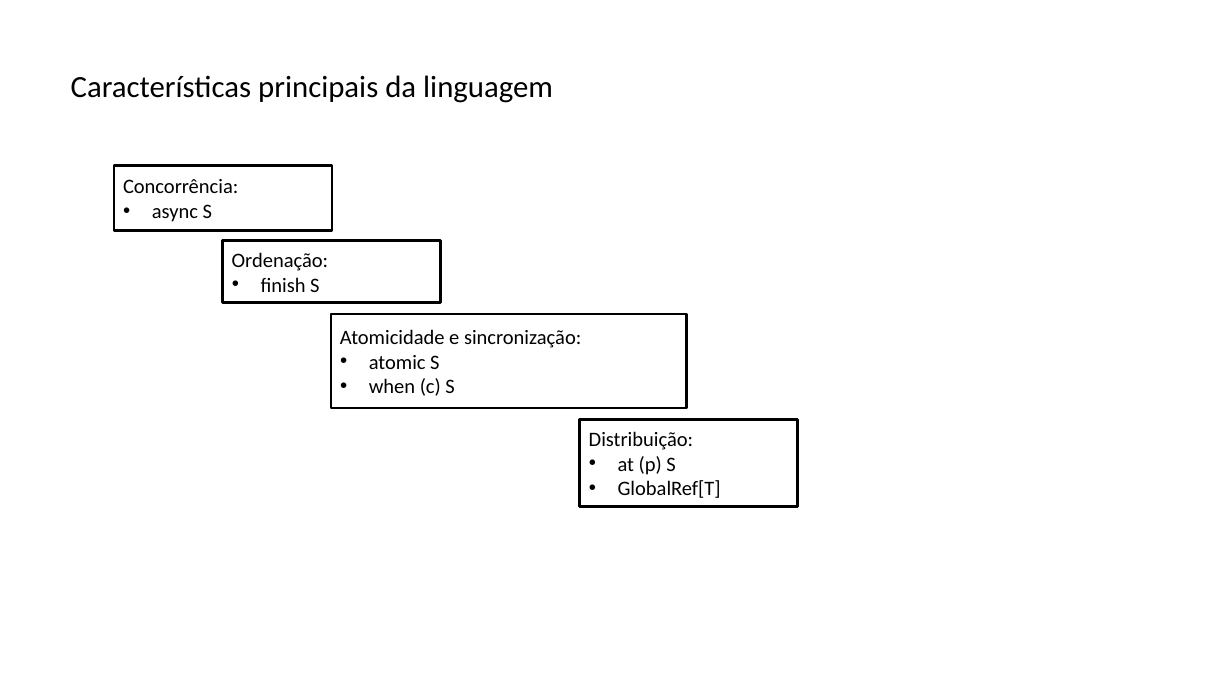
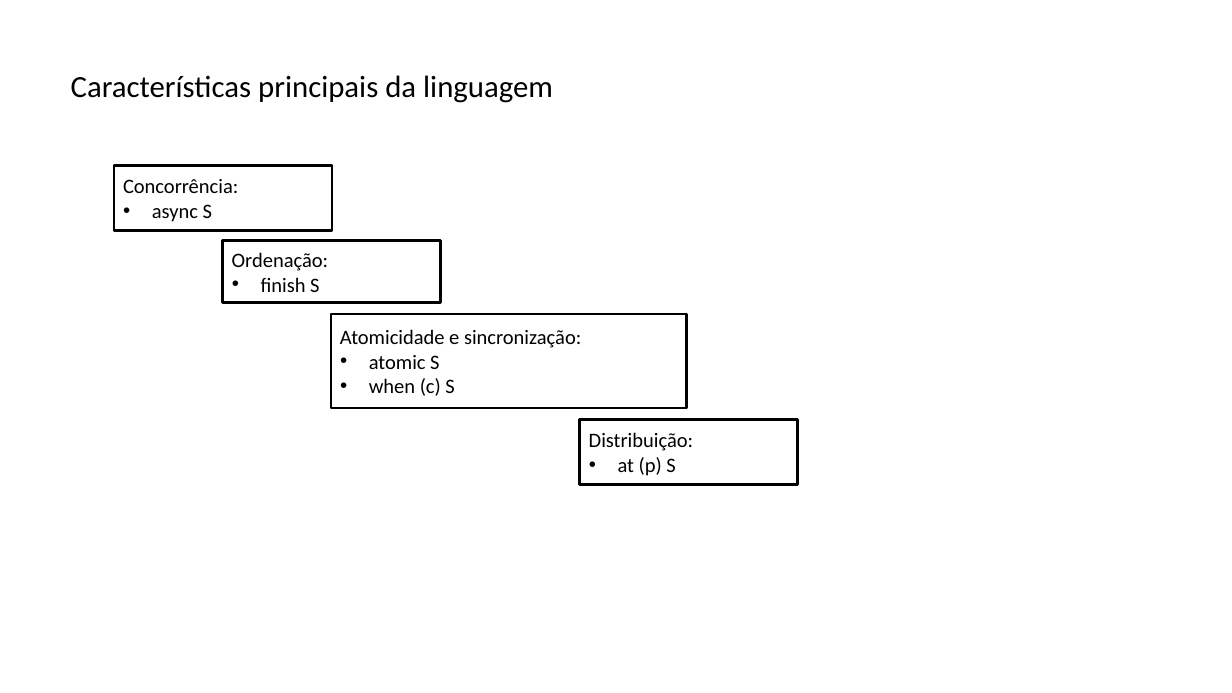
Before and after one commit to lquatrin/inf2591, a slide deck: slide 19 of x10.pptx. Drawn at 1232x693 pixels with LibreOffice and Linux fonts; fonts in the diff are those of the drawing. Boxes give left, top, right and bottom in pixels: in the first picture for what was removed or moved away, otherwise in the second. Text is boxed around its words. In the diff, an @@ line names an element or a change of style, - is before the commit and + after.

```diff
--- a/x10.pptx
+++ b/x10.pptx
@@ rectangle "Distribuição:": place and size @@
-rectangle "Distribuição:" at (579,420,798,506)
+rectangle "Distribuição:" at (579,420,798,485)
@@ text in rectangle at (618,480,721,498): paragraph removed @@
-• GlobalRef[T]
```
Also in this commit, not shown: 12 other slides changed, 8 slides added, 3 slides removed, 1 other file.
